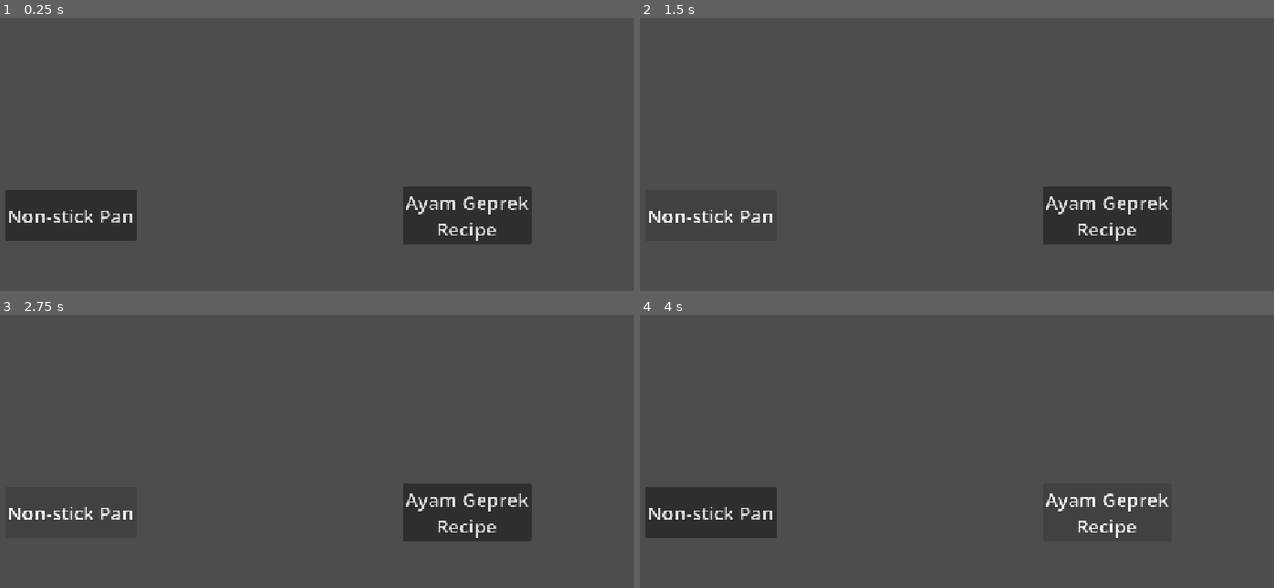
Above: before the commit, frames 1-4 (two rows, left to right).
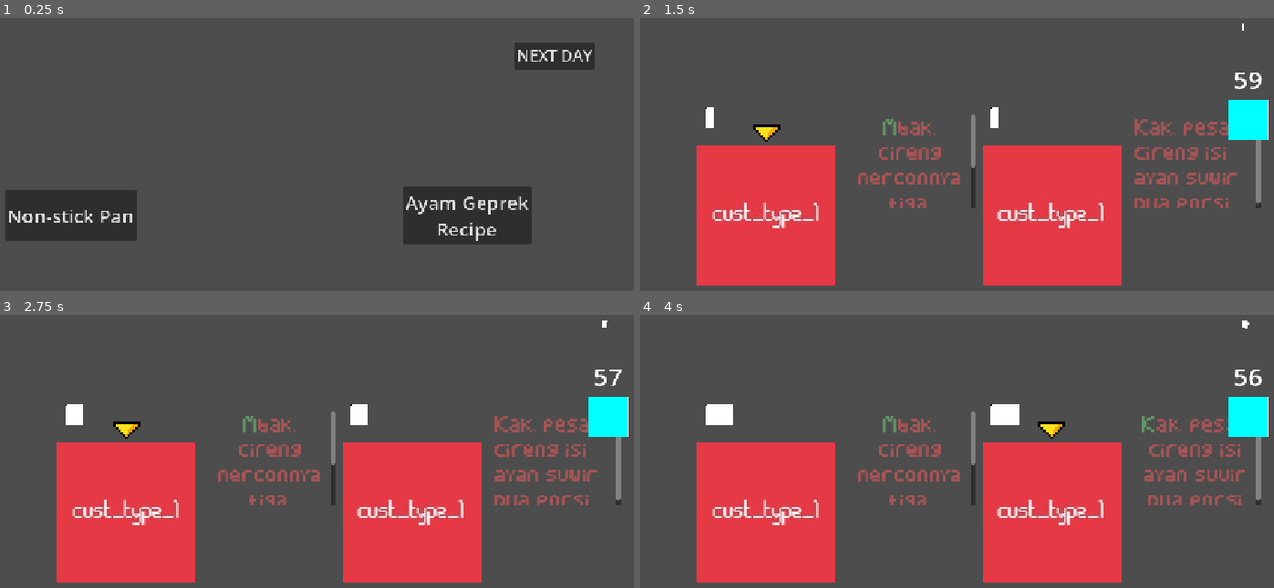
Above: after the commit, the same moments.

Repository: mfauzanmfn/Cold-Fall
Game: Godot game, scene res://scenes/upgrade_scene.tscn
Same seed, same stepped clock (60 frames per second), same inputs: the game is played once before the commit and once after it. The project has no main scene, so this scene is started directly.
Inputs (mouse positions are in pixels of both pictures, inside the frame that each line leads up to):
- Up to frame 1 (0.25 s): no input
- Up to frame 2 (1.5 s): click (1191, 56) at 0.5 s, where only the run after the commit has a clickable "NEXT DAY"; click (709, 214) at 1.25 s, where only the run before the commit has a clickable "Non-stick Pan"
- Up to frame 3 (2.75 s): click (126, 511) at 2 s, where only the run after the commit has a clickable "Mbak, cireng merconnya tiga. …"
- Up to frame 4 (4 s): click (1109, 511) at 2.75 s, where only the run before the commit has a clickable "Ayam Geprek Recipe"; click (1052, 511) at 3.5 s, where only the run after the commit has a clickable "Kak, pesan cireng isi ayam su…"

The runs differ from the first frame. In frame 1, 1.2% of the frame differs, in the area x 81-94%, y 9-19%; in frame 2, 28%; in frame 3, 28%; in frame 4, 29%, in the area x 0-100%, y 2-98%.

Commit message:
Tambahin change scene ke typing dari upgrade
ignore sisanya.

Diff:
--- a/scenes/upgrade_scene.tscn
+++ b/scenes/upgrade_scene.tscn
@@ -41,5 +41,19 @@
 text = "Ayam Geprek
 Recipe"
 
+[node name="TextureButton" type="Button" parent="." unique_id=1248647940]
+layout_mode = 1
+anchors_preset = 1
+anchor_left = 1.0
+anchor_right = 1.0
+offset_left = -102.0
+offset_top = 50.0
+offset_right = -62.0
+offset_bottom = 90.0
+grow_horizontal = 0
+theme_override_font_sizes/font_size = 25
+text = "NEXT DAY"
+
 [connection signal="pressed" from="HBoxContainer/Non-Stick Pan" to="." method="_on_non_stick_pan_pressed"]
 [connection signal="pressed" from="HBoxContainer/Ayam Geprek Recipe" to="." method="_on_ayam_geprek_recipe_pressed"]
+[connection signal="pressed" from="TextureButton" to="." method="_on_texture_button_pressed"]
--- a/scripts/upgrade_Script.gd
+++ b/scripts/upgrade_Script.gd
@@ -20,3 +20,7 @@
 
 func _on_ayam_geprek_recipe_pressed() -> void:
 	ItemPools.unlocked_groups.append("Medium")
+
+
+func _on_texture_button_pressed() -> void:
+	get_tree().change_scene_to_file("res://scenes/typing_scene.tscn")
